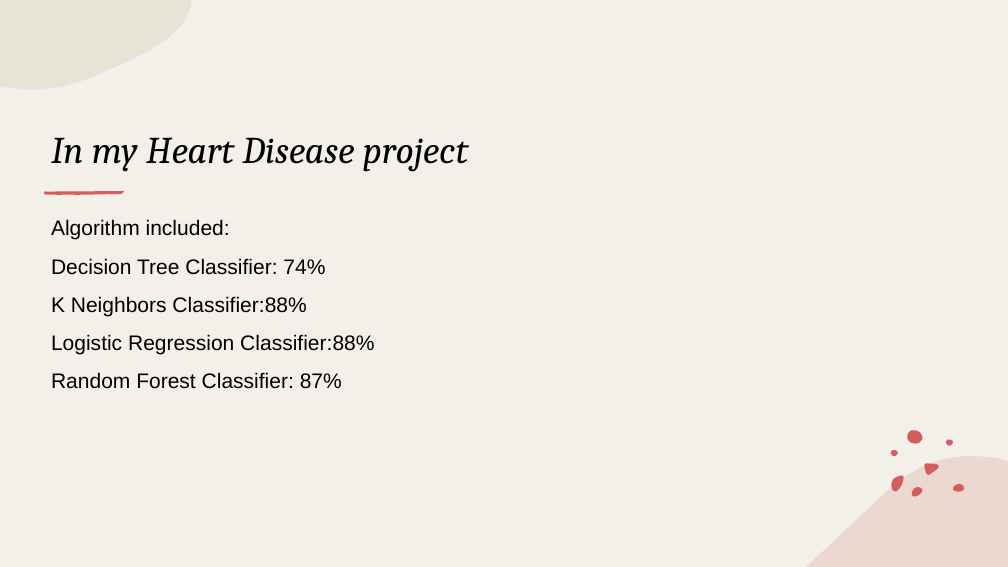
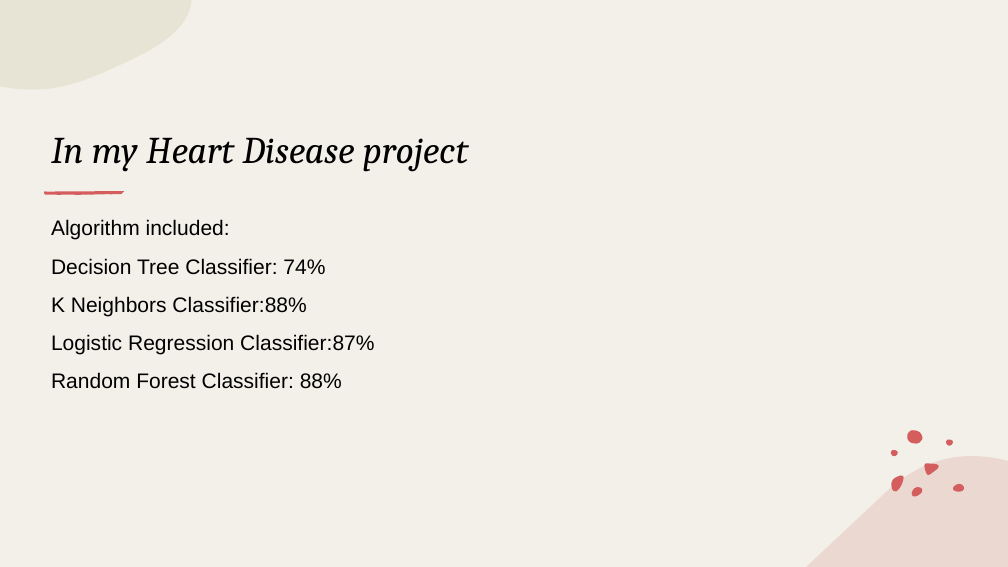
Before and after one commit to pingli10/part-2-project-5, a slide deck: slide 7 of Presentation1.pptx (slide 16 before the commit). Drawn at 1008x567 pixels with LibreOffice and Linux fonts; fonts in the diff are those of the drawing. Boxes give left, top, right and bottom in pixels: in the first picture for what was removed or moved away, otherwise in the second. Text is boxed around its words. In the diff, an @@ line names an element or a change of style, - is before the commit and + after.

```diff
--- a/Presentation1.pptx
+++ b/Presentation1.pptx
@@ text at (x1=51, y1=334, x2=374, y2=389): text changed @@
-Logistic Regression Classifier:88%
-Random Forest Classifier: 87%
+Logistic Regression Classifier:87%
+Random Forest Classifier: 88%
```
Also in this commit, not shown: 7 other slides changed, 9 slides removed.
